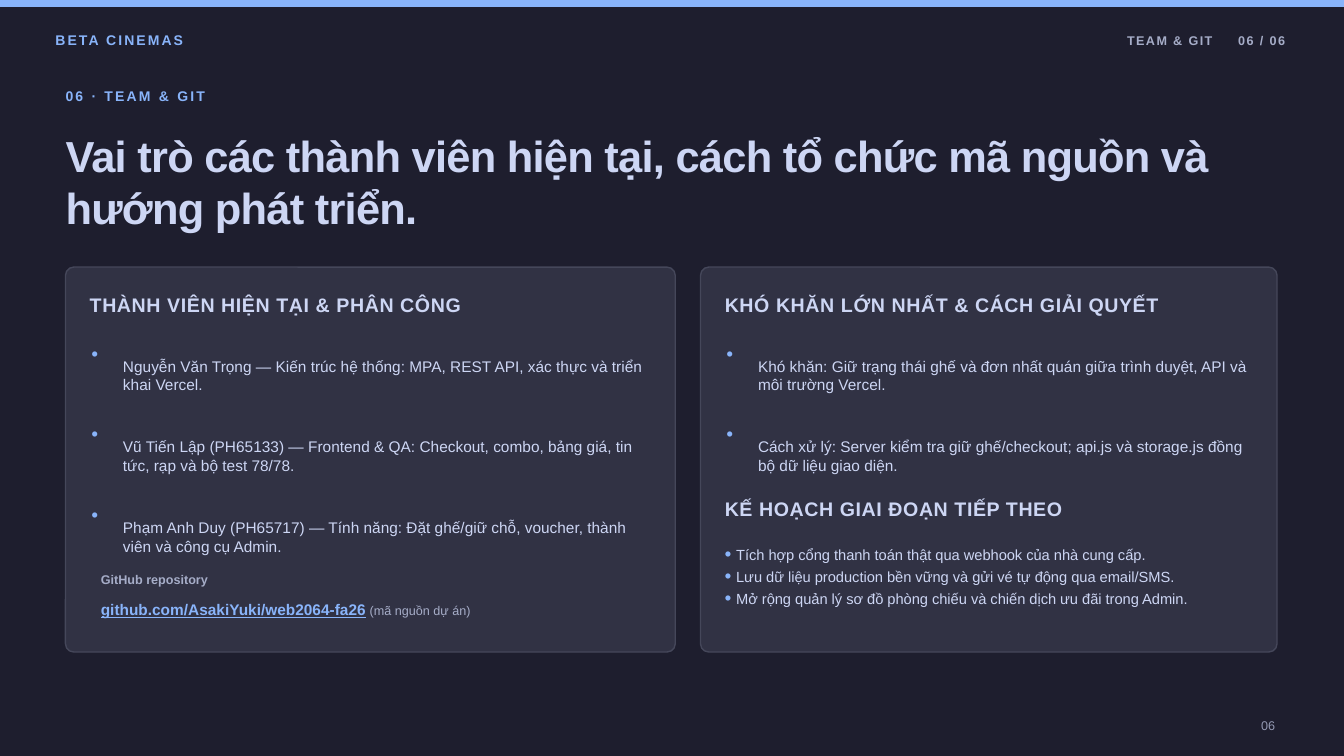
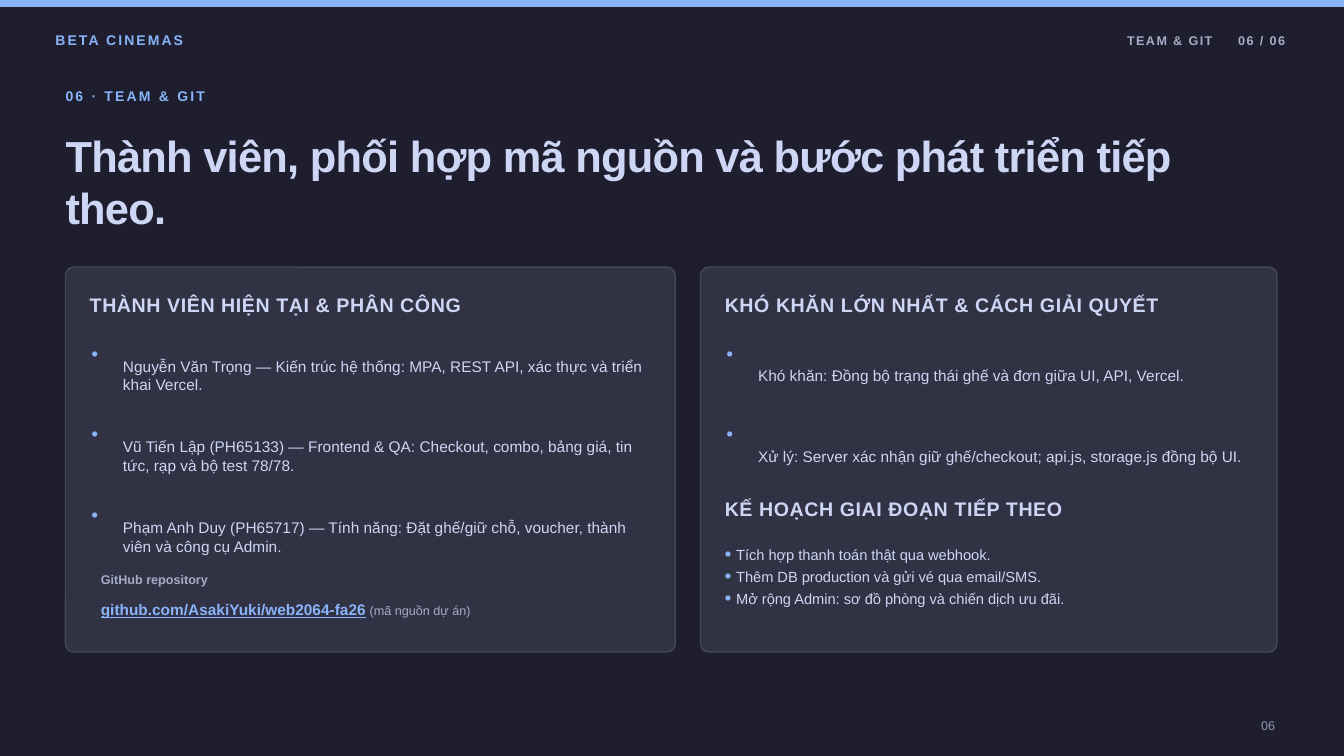
Before and after one commit to AsakiYuki/web2064-fa26, a slide deck: slide 6 of Beta-Cinemas-Presentation.odp. Drawn at 1344x756 pixels with LibreOffice and Linux fonts; fonts in the diff are those of the drawing. Boxes give left, top, right and bottom in pixels: in the first picture for what was removed or moved away, otherwise in the second. Text is boxed around its words. In the diff, an @@ line names an element or a change of style, - is before the commit and + after.

Commit message:
docs(presentation): reduce slide text

```diff
--- a/Beta-Cinemas-Presentation.odp
+++ b/Beta-Cinemas-Presentation.odp
@@ text at (66, 137, 1172, 225): text changed @@
-Vai trò các thành viên hiện tại, cách tổ chức mã nguồn và hướng phát triển.
+Thành viên, phối hợp mã nguồn và bước phát triển tiếp theo.
@@ text at (758, 369, 1184, 384): text changed @@
-Khó khăn: Giữ trạng thái ghế và đơn nhất quán giữa trình duyệt, API và môi trường Vercel.
+Khó khăn: Đồng bộ trạng thái ghế và đơn giữa UI, API, Vercel.
@@ text at (758, 450, 1242, 465): text changed @@
-Cách xử lý: Server kiểm tra giữ ghế/checkout; api.js và storage.js đồng bộ dữ liệu giao diện.
+Xử lý: Server xác nhận giữ ghế/checkout; api.js, storage.js đồng bộ UI.
@@ text at (736, 549, 1065, 607): text changed @@
-• Tích hợp cổng thanh toán thật qua webhook của nhà cung cấp.
-• Lưu dữ liệu production bền vững và gửi vé tự động qua email/SMS.
-• Mở rộng quản lý sơ đồ phòng chiếu và chiến dịch ưu đãi trong Admin.
+• Tích hợp thanh toán thật qua webhook.
+• Thêm DB production và gửi vé qua email/SMS.
+• Mở rộng Admin: sơ đồ phòng và chiến dịch ưu đãi.
```
Also in this commit, not shown: 5 other slides changed.
